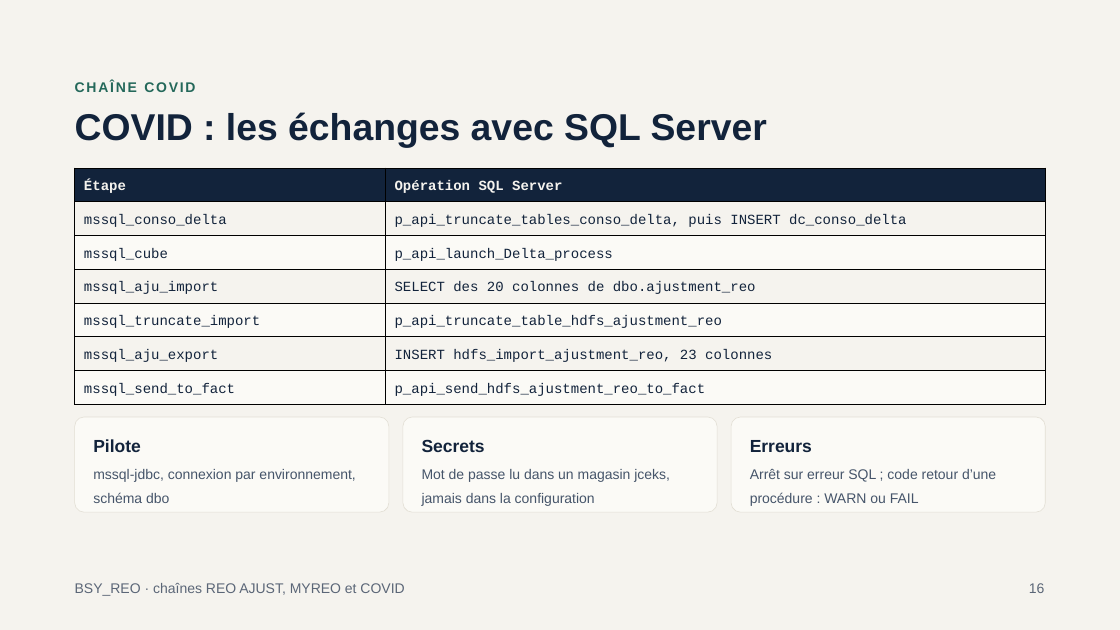
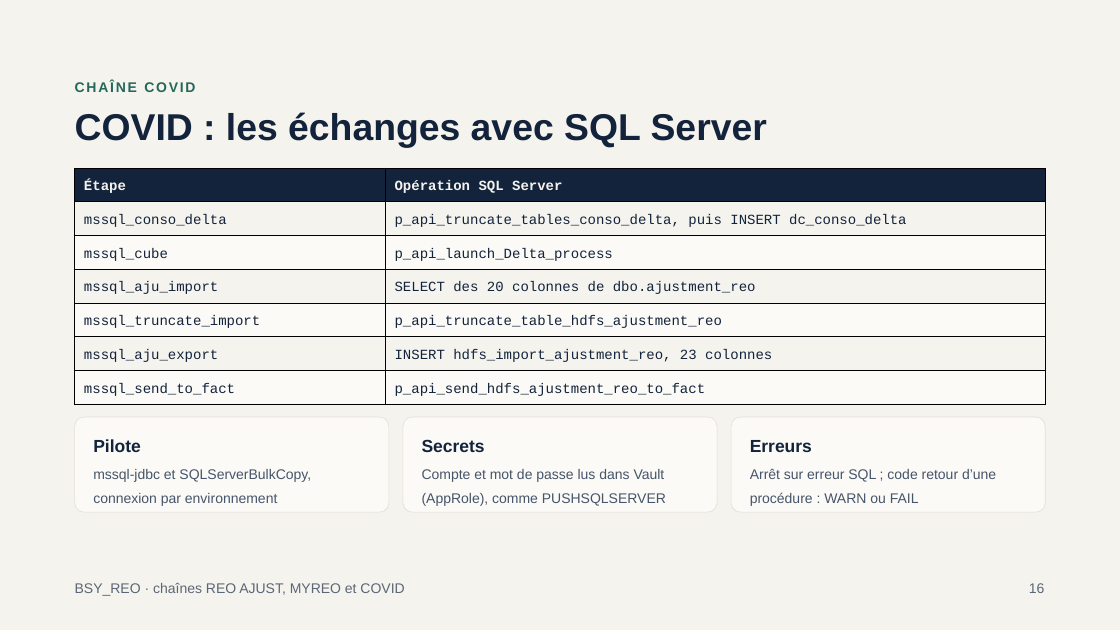
Before and after one commit to mlamouchi001/REO_SCALA, a slide deck: slide 16 of docs/Presentation_BSY_REO.pptx. Drawn at 1120x630 pixels with LibreOffice and Linux fonts; fonts in the diff are those of the drawing. Boxes give left, top, right and bottom in pixels: in the first picture for what was removed or moved away, otherwise in the second. Text is boxed around its words. In the diff, an @@ line names an element or a change of style, - is before the commit and + after.

Commit message:
Accès SQL Server de la chaîne COVID sur le modèle de PUSHSQLSERVER (Vault)
- Identifiants SQL Server lus dans Vault par AppRole (vault-java-driver) :
  roleId et secretId dans vault.conf (variable vault_config_file), nouvelles
  tentatives, secours de vault.conf, valeurs en clair en dernier recours ;
  le magasin jceks est retiré.
- Configuration dfin.bsy.reo.mssqlserver sur la structure de PUSHSQLSERVER
  (accès Vault commun, serveur, port, instance et base par environnement),
  même URL JDBC ; modèle conf/vault.conf.template, vault.conf ignoré par Git.
- Insertion par SQLServerBulkCopy en flux (SparkIteratorBulkData) au lieu de
  l'écriture JDBC Spark : colonnes alignées sur INFORMATION_SCHEMA, chaînes
  tronquées, lots validés au fil de l'eau.
- bin/run_reo.sh : spark3-submit surchargeable, jar unique de lib/ ou
  REO_JAR, refus de soumettre si la classe manque au jar, envoi de vault.conf
  au driver YARN.
- .gitattributes : fins de ligne LF forcées.
- Tests (204 au vert), documentation et présentation mises à jour.

```diff
--- a/docs/Presentation_BSY_REO.pptx
+++ b/docs/Presentation_BSY_REO.pptx
@@ text at bbox=[93, 469, 311, 506]: text changed @@
-mssql-jdbc, connexion par environnement, schéma dbo
+mssql-jdbc et SQLServerBulkCopy, connexion par environnement
@@ text at bbox=[422, 469, 666, 506]: text changed @@
-Mot de passe lu dans un magasin jceks, jamais dans la configuration
+Compte et mot de passe lus dans Vault (AppRole), comme PUSHSQLSERVER
```
Also in this commit, not shown: 3 other slides changed, 17 other files.
